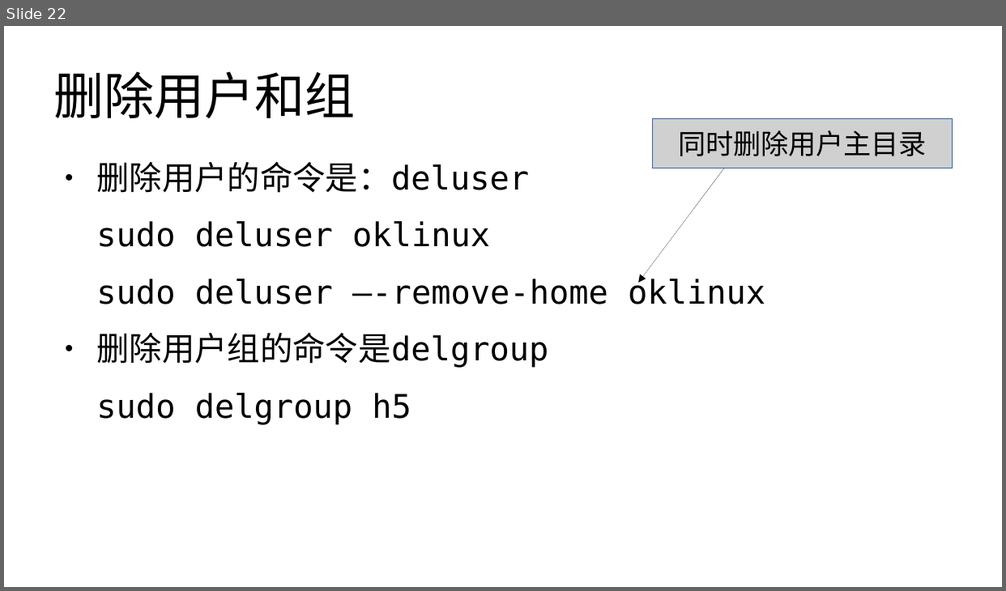
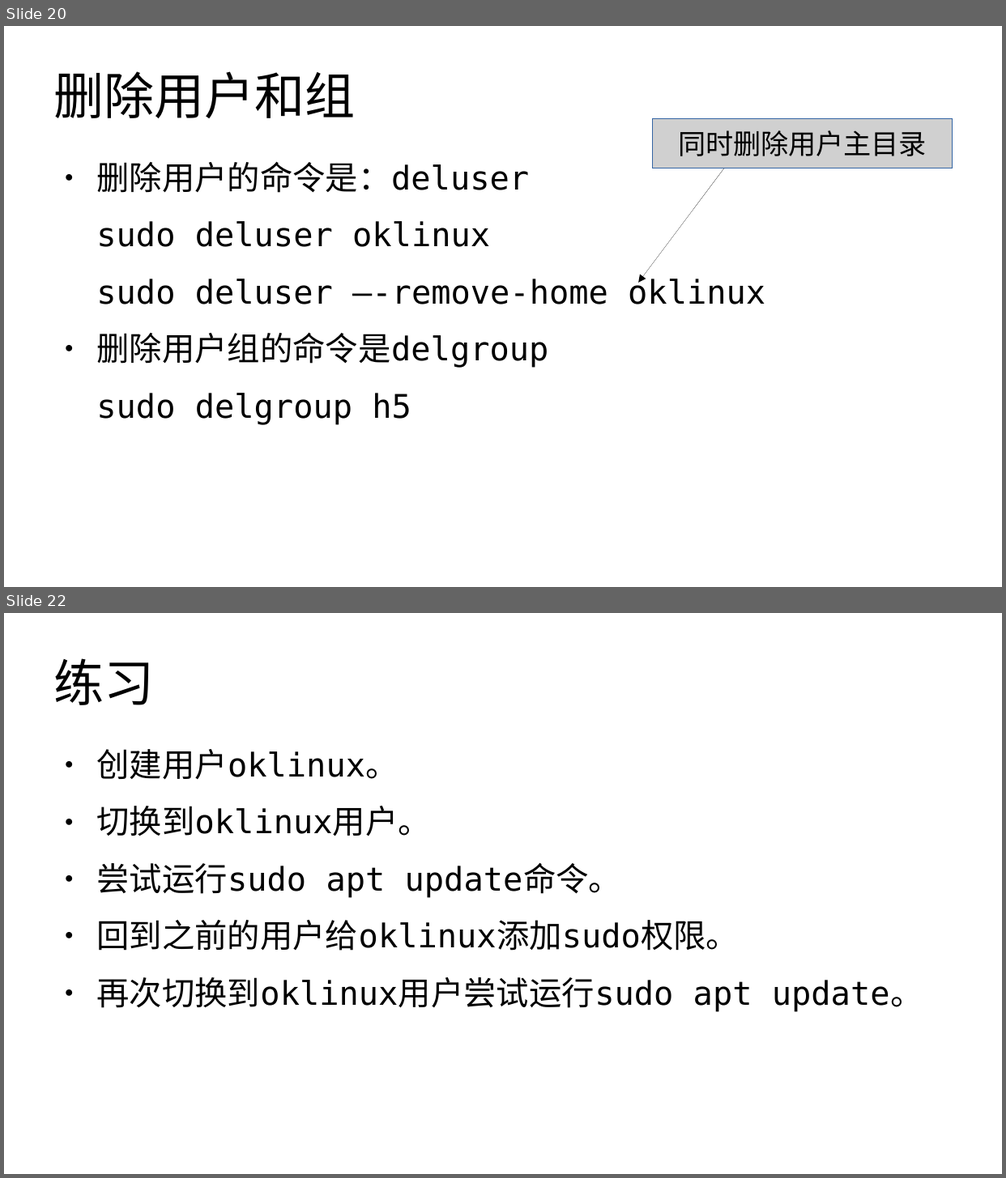
Before and after one commit to master-genius/linux-system, a slide deck: materials/slides/ch03-user.odp. Shown one above the other, each under a label of ours: slide 22 before the commit, slides 20 and 22 after it; the slides between them are not shown. The pictures are 1006x591 and 1006x1178 pixels, drawn with LibreOffice and Linux fonts; fonts in the diff are those of the drawing; grey boxes stand for pictures. Boxes give left, top, right and bottom in pixels: in the first picture for what was removed or moved away, otherwise in the second. Text is boxed around its words. In the diff, an @@ line names an element or a change of style, - is before the commit and + after.

```diff
--- a/materials/slides/ch03-user.odp
+++ b/materials/slides/ch03-user.odp
@@ slide 22 added at (4,613,1002,1174), background #FFFFFF @@
@@ title added at (54,658,155,705), 40 pt, text #000000 @@
+练习
@@ text added at (96,749,923,1012), 26 pt, text #000000 @@
+● 创建用户oklinux。
+● 切换到oklinux用户。
+● 尝试运行sudo apt update命令。
+● 回到之前的用户给oklinux添加sudo权限。
+● 再次切换到oklinux用户尝试运行sudo apt update。
@@ what was slide 22 is now slide 20 @@
```
Also in this commit, not shown: 1 slide changed, 1 other slide added, 2 slides removed, 6 other files.
